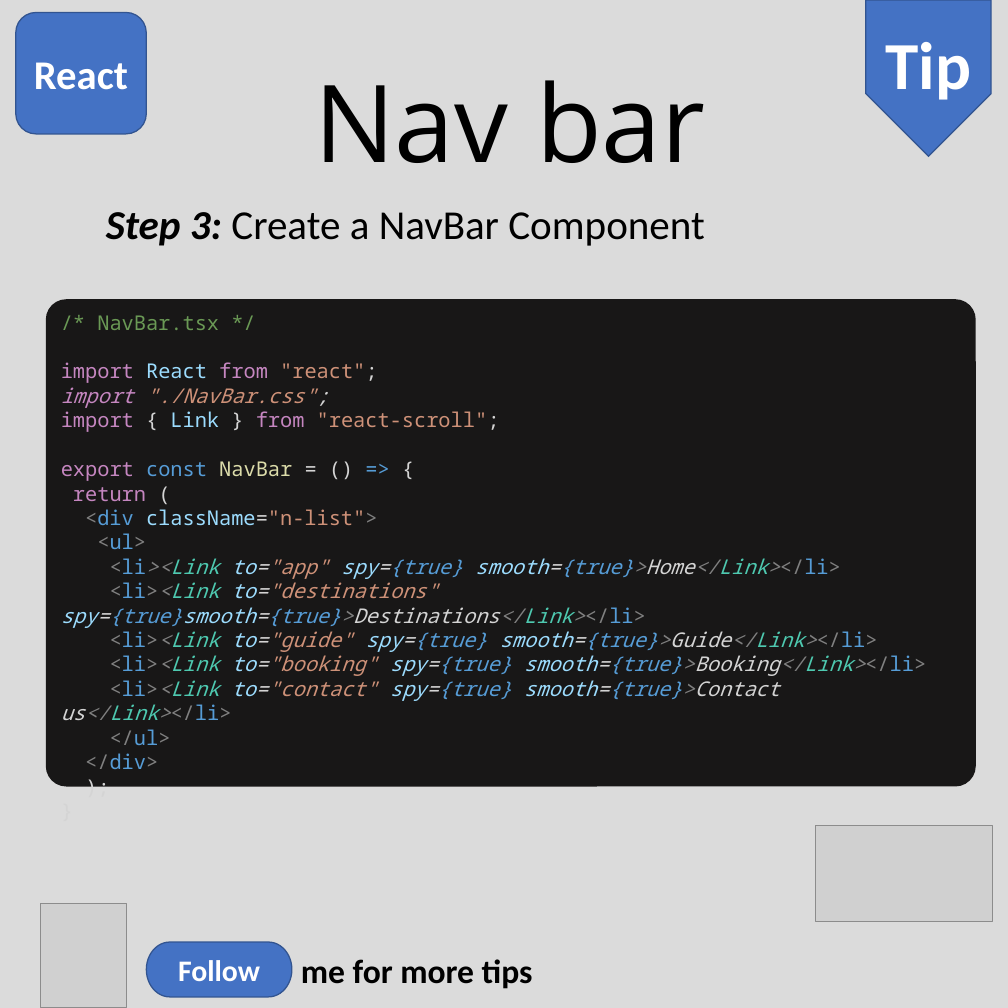
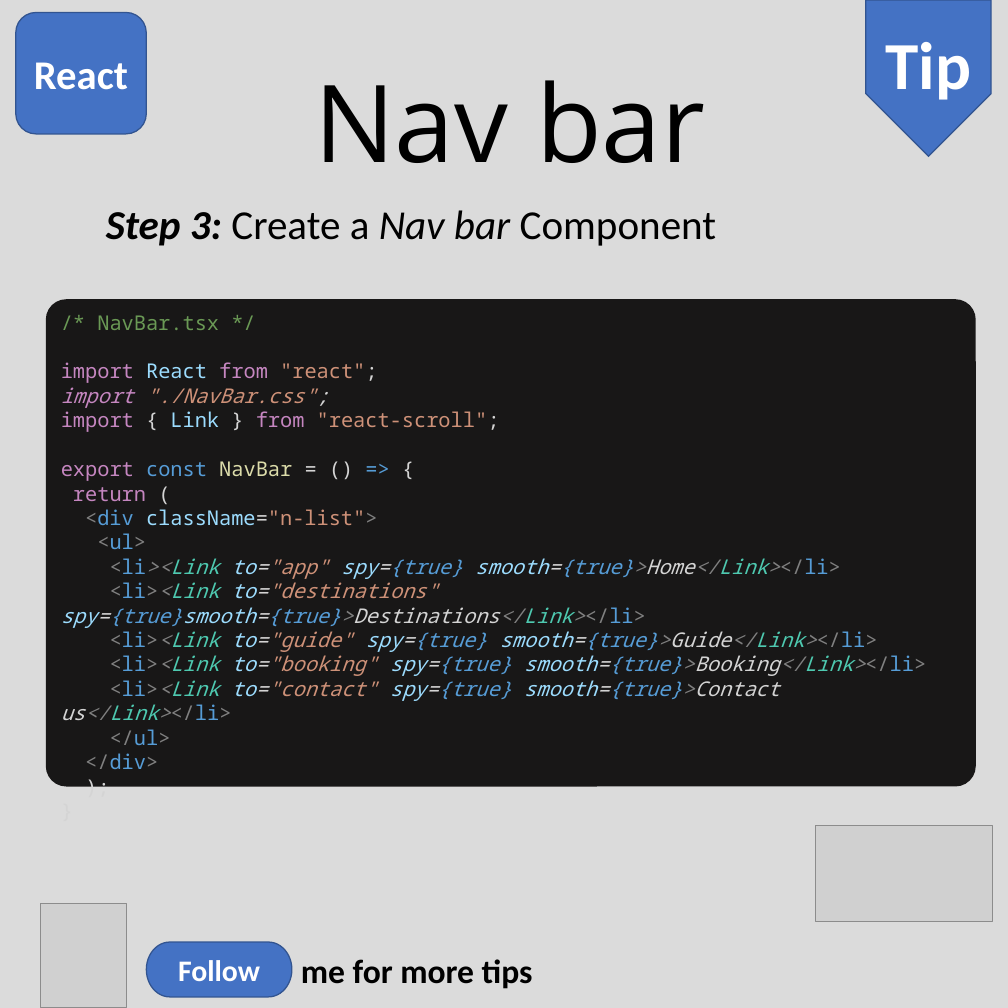
Before and after one commit to asadhasnain/tips, a slide deck: slide 3 of React/nav-bar/Nav-bar.pptx. Drawn at 1008x1008 pixels with LibreOffice and Linux fonts; fonts in the diff are those of the drawing; grey boxes stand for pictures. Boxes give left, top, right and bottom in pixels: in the first picture for what was removed or moved away, otherwise in the second. Text is boxed around its words. In the diff, an @@ line names an element or a change of style, - is before the commit and + after.

```diff
--- a/React/nav-bar/Nav-bar.pptx
+++ b/React/nav-bar/Nav-bar.pptx
@@ text at bbox=[106, 210, 717, 246]: text changed @@
-Step 3: Create a NavBar Component
+Step 3: Create a Nav bar Component
```
Also in this commit, not shown: 7 other slides changed, 2 other files.
